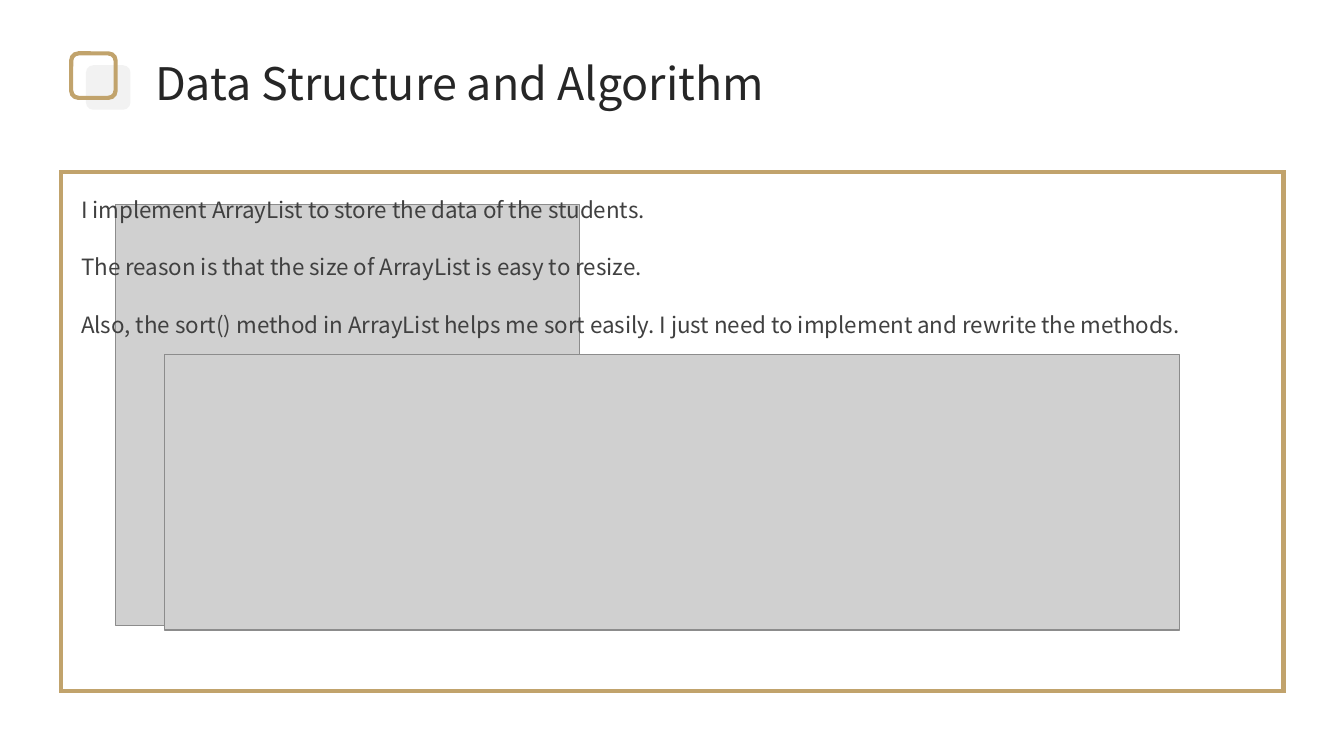
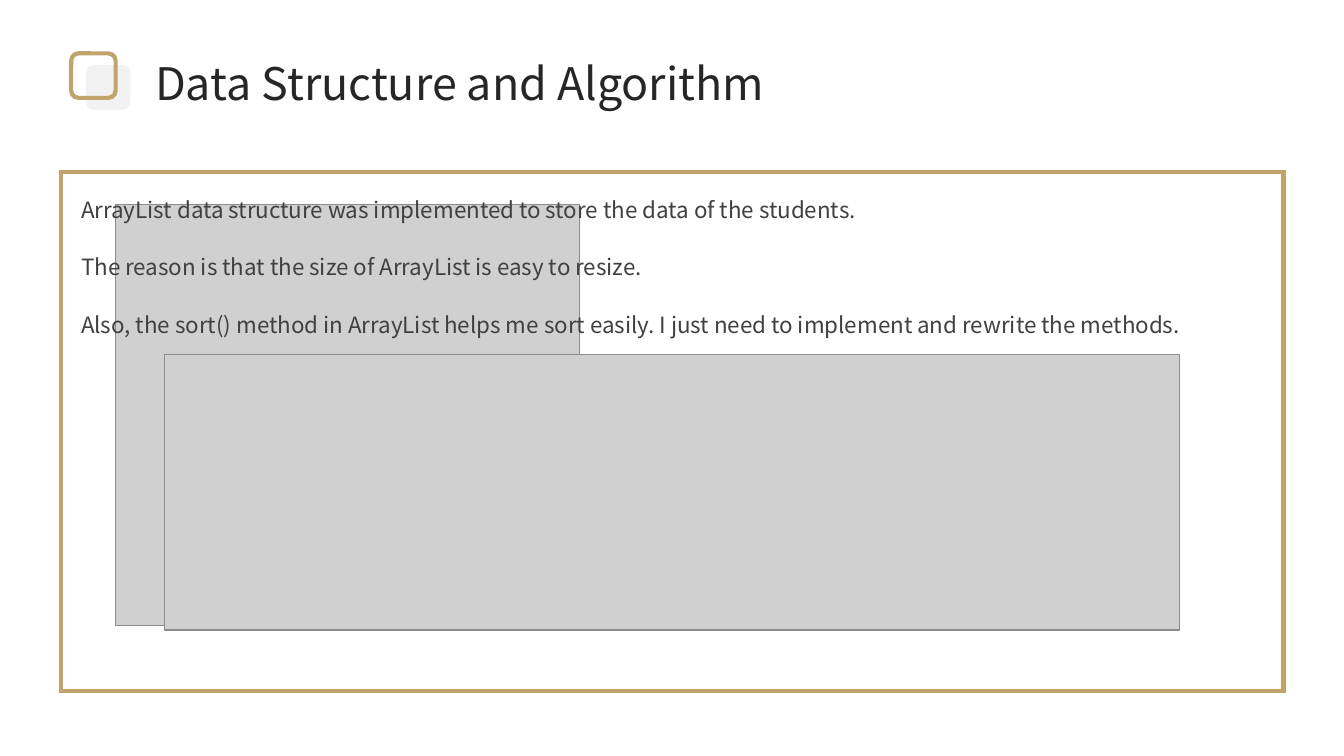
Before and after one commit to ward311/ITR, a slide deck: slide 2 of M104020014周紘樟_ITR_HW2.pptx. Drawn at 1344x756 pixels with LibreOffice and Linux fonts; fonts in the diff are those of the drawing; grey boxes stand for pictures; background and template pictures are left out. Boxes give left, top, right and bottom in pixels: in the first picture for what was removed or moved away, otherwise in the second. Text is boxed around its words. In the diff, an @@ line names an element or a change of style, - is before the commit and + after.

```diff
--- a/M104020014周紘樟_ITR_HW2.pptx
+++ b/M104020014周紘樟_ITR_HW2.pptx
@@ text at <box>81,196,856,224</box>: text changed @@
-I implement ArrayList to store the data of the students.
+ArrayList data structure was implemented to store the data of the students.
```
Also in this commit, not shown: 1 other slide changed, 2 other files.
